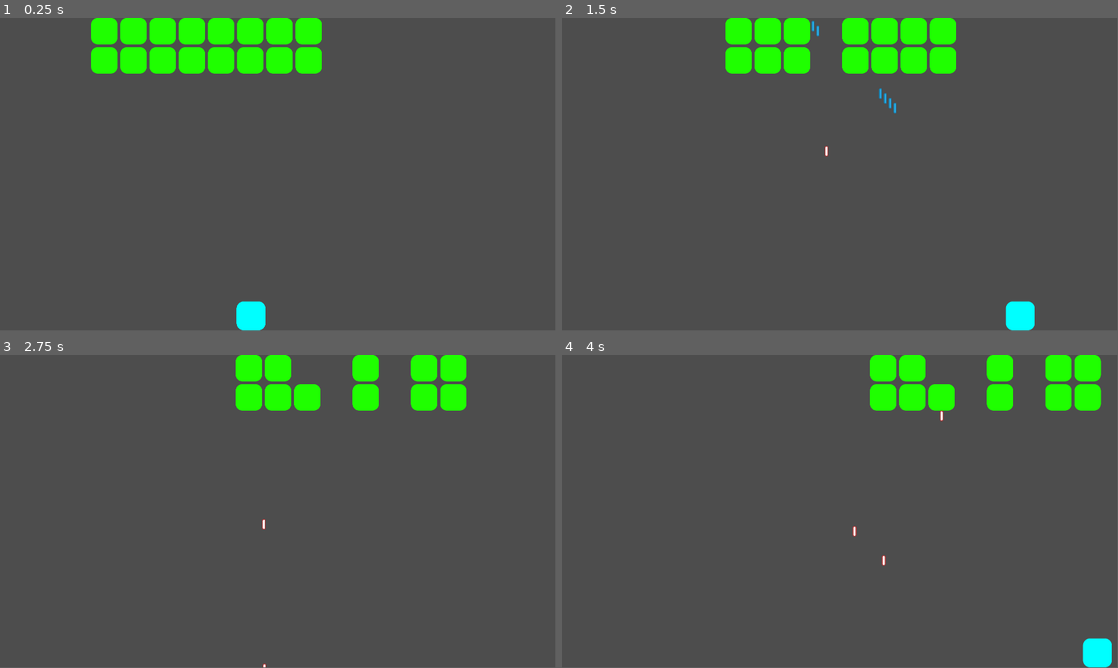
Above: before the commit, frames 1-4 (two rows, left to right).
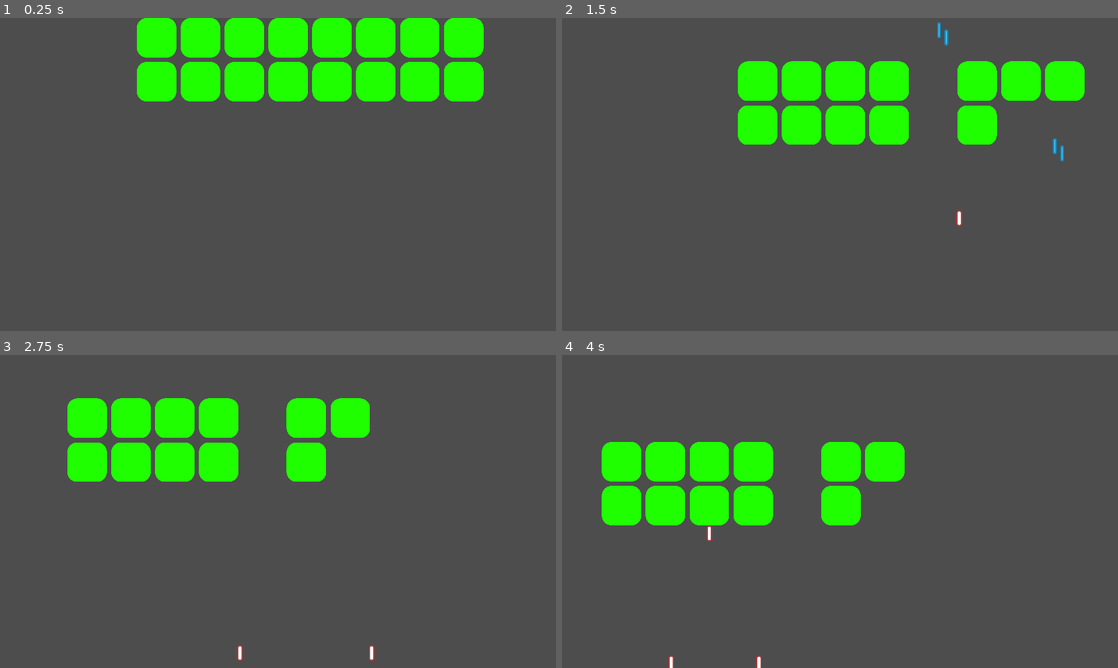
Above: after the commit, the same moments.

Repository: michael-j-coyne/space-defense
Game: Godot game, scene res://scenes/main.tscn
Same seed, same stepped clock (60 frames per second), same inputs: the game is played once before the commit and once after it.
Inputs (mouse positions are in pixels of both pictures, inside the frame that each line leads up to):
- Up to frame 1 (0.25 s): no input
- Up to frame 2 (1.5 s): tap Enter (ui_accept) at 0.5, 0.77 s; move the mouse to (962, 158) at 0.52 s; hold Right (ui_right) 0.53-1.25 s; hold Shift 0.53-1.25 s; click (962, 158) at 0.67 s; drag from (728, 190) to (1017, 315) at 1.27 s
- Up to frame 3 (2.75 s): move the mouse to (333, 442) at 2.02 s; hold Right (ui_right) from 2.03 s (still down); tap Ctrl at 2.1 s
- Up to frame 4 (4 s): release Right (ui_right) at 2.75 s; drag from (812, 574) to (840, 367) at 2.77 s; move the mouse to (1006, 558) at 3.52 s; hold Left (ui_left) from 3.53 s (still down); tap Alt at 3.6 s; tap Enter (ui_accept) at 3.77 s
In our replay, the window is 799x449 before the commit and 800x450 after it. These sizes can differ from the game's own. Grey fills any space a smaller window leaves; there, only what the larger window draws over its background counts as a difference.

The runs differ from the first frame. In frame 1, 13% of the frame differs, in the area x 16-87%, y 0-100%; in frame 2, 15%, in the area x 29-94%, y 0-100%; in frame 3, 13%; in frame 4, 14%.

Commit message:
Change viewport to mobile

Diff:
--- a/project.godot
+++ b/project.godot
@@ -25,8 +25,9 @@
 
 [display]
 
-window/size/viewport_width=1920
-window/size/viewport_height=1080
+window/size/viewport_width=1280
+window/size/viewport_height=720
+window/stretch/mode="canvas_items"
 
 [editor_plugins]
 
